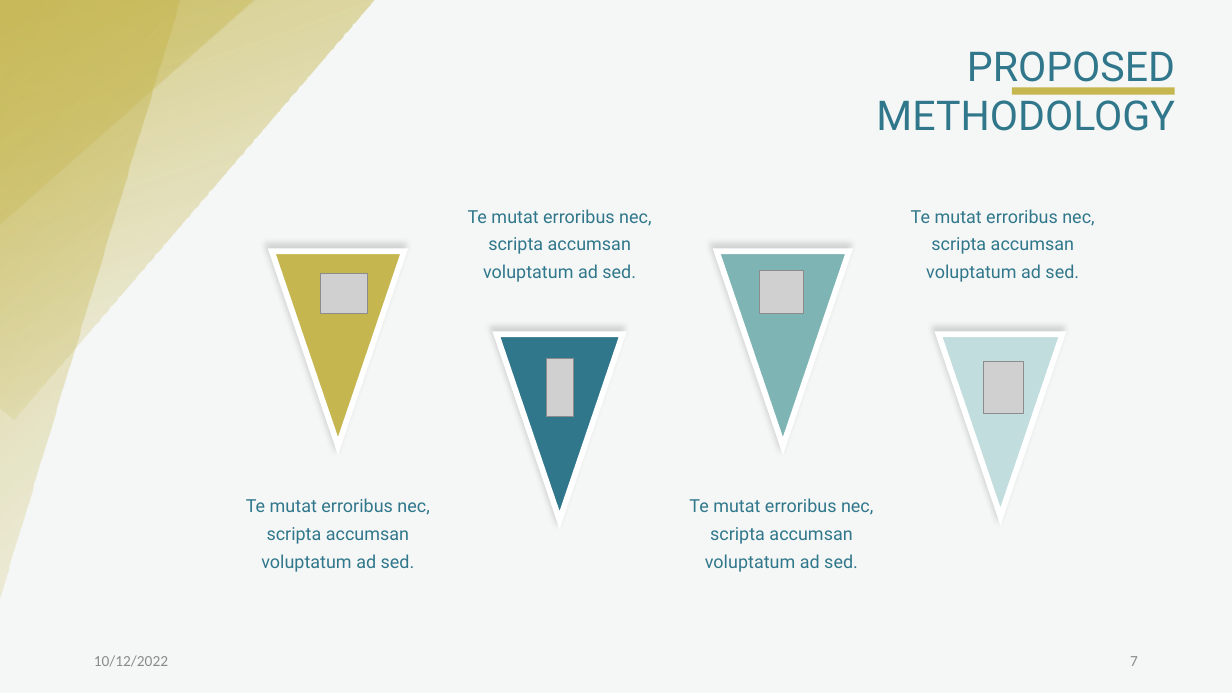
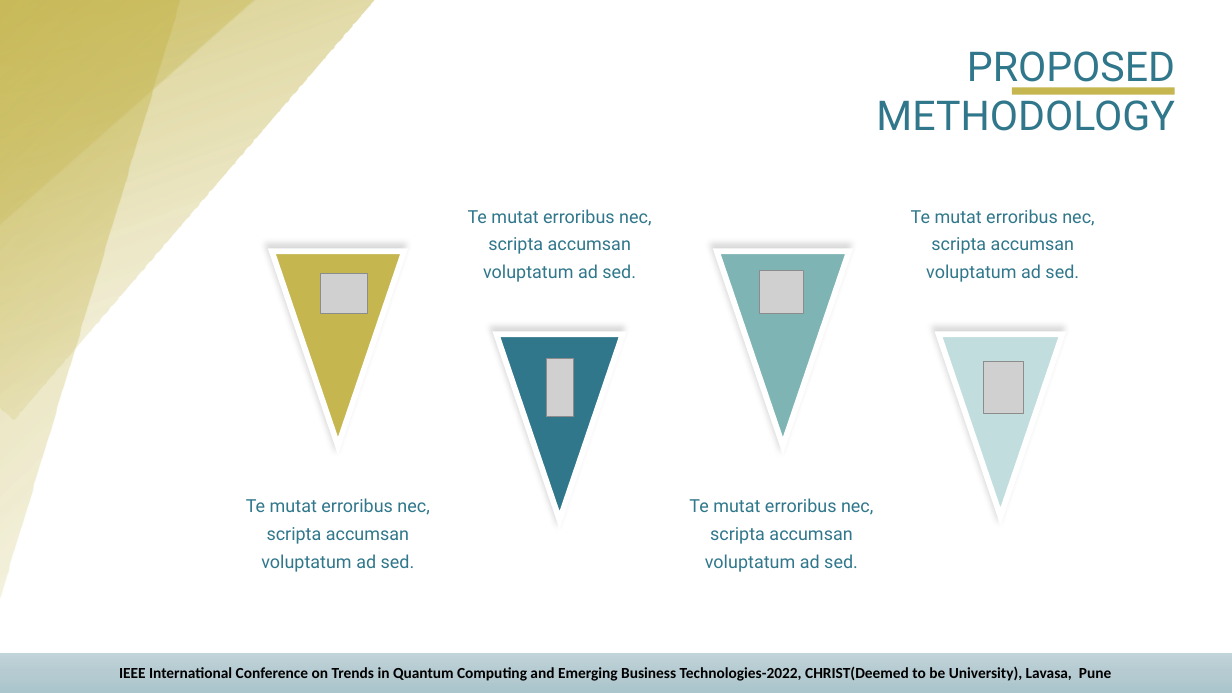
Before and after one commit to Winter-Soren/ConferencePaper-CHRIST-University, a slide deck: slide 7 of PPT/Morph PPT slides.pptx. Drawn at 1232x693 pixels with LibreOffice and Linux fonts; fonts in the diff are those of the drawing; grey boxes stand for pictures. Boxes give left, top, right and bottom in pixels: in the first picture for what was removed or moved away, otherwise in the second. Text is boxed around its words. In the diff, an @@ line names an element or a change of style, - is before the commit and + after.

```diff
--- a/PPT/Morph PPT slides.pptx
+++ b/PPT/Morph PPT slides.pptx
@@ rectangle removed at (0, 0, 1232, 693) @@
@@ rectangle added at (0, 653, 1232, 693), fill gradient #C1D4D9 to #B5CBD1 to #AAC5CC, 12 pt, text #000000, bold @@
+IEEE International Conference on Trends in Quantum Computing and Emerging Business Technologies-2022, CHRIST(Deemed to be University), Lavasa, Pune
@@ text removed at (94, 655, 168, 667) @@
-10/12/2022
@@ page number removed at (1130, 656, 1138, 666) @@
-7
```
Also in this commit, not shown: 14 other slides changed, 1 slide added, 1 slide removed.
